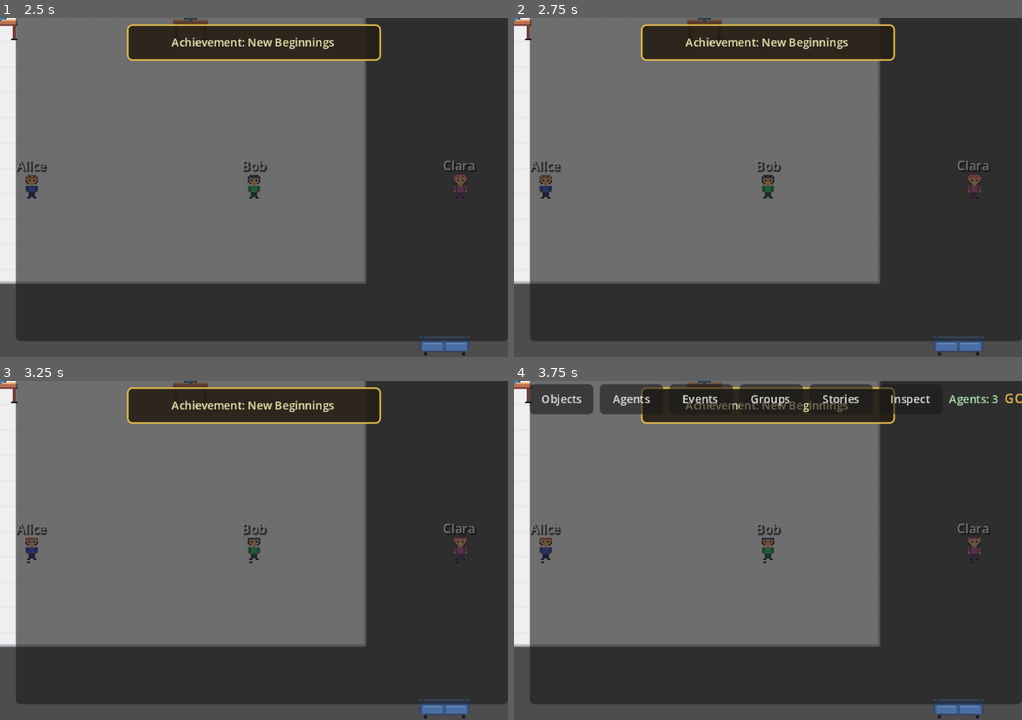
Above: before the commit, frames 1-4 (two rows, left to right).
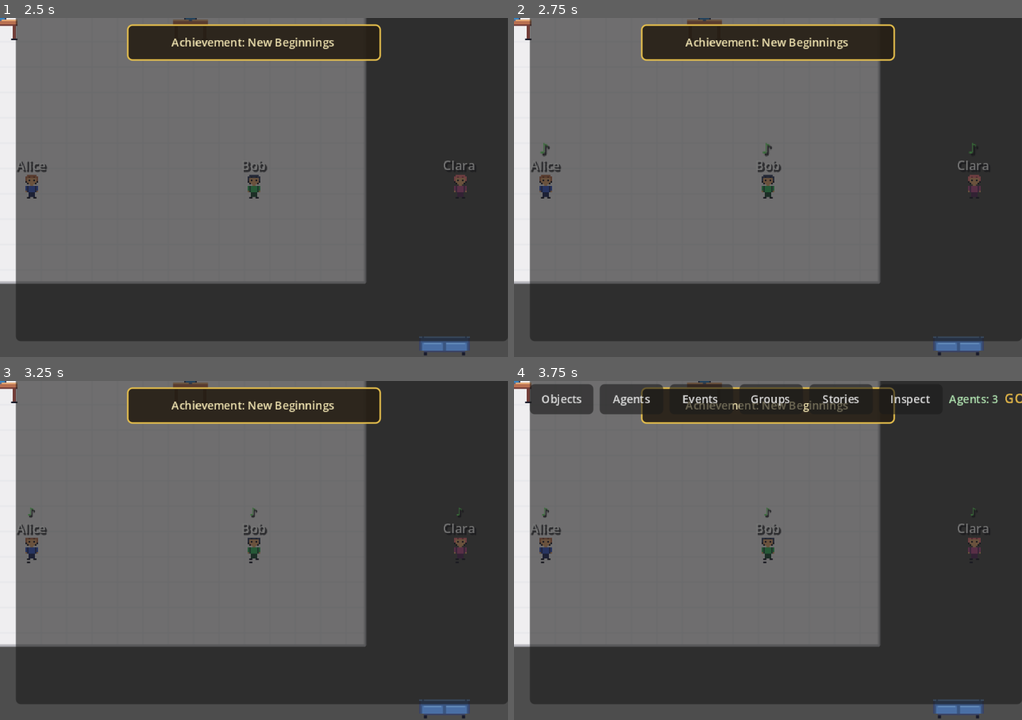
Above: after the commit, the same moments.

Repository: rsanandres/ayle
Game: Godot game, scene res://scenes/ui/main_menu.tscn
Two runs of this game, one before a commit and one after it. Both use one fixed random seed, a clock stepped at 60 frames per second and the inputs below.
Inputs (mouse positions are in pixels of both pictures, inside the frame that each line leads up to):
- Up to frame 1 (2.5 s): click "New Sandbox" at 0.5 s; tap Enter at 1.25 s; drag from (30, 187) to (254, 187) at 1.27 s; click "Don't show again" at 2 s
- Up to frame 2 (2.75 s): no input
- Up to frame 3 (3.25 s): tap Space (pause) at 2.75 s; drag from (254, 550) to (30, 550) at 2.77 s
- Up to frame 4 (3.75 s): tap Enter at 3.5 s; move the mouse to (976, 550) at 3.52 s; hold . (speed_up) from 3.53 s (still down); tap Tab at 3.6 s; click (976, 550) at 3.67 s

Frame 1 is identical in both runs. In frame 2, less than 0.1% of the frame differs, in the area x 5-91%, y 36-41%; in frame 3, less than 0.1%; in frame 4, less than 0.1%.

Commit message:
Add visible mood indicators above agents for at-a-glance emotional state
Replaces the basic emotion indicator with a priority-based mood system
that checks sick/tired/angry/hungry/stressed/romantic/happy states every
2 seconds via timer instead of per-frame, with colored text and pulse
animation on mood transitions.

Co-Authored-By: Claude Opus 4.6 <noreply@anthropic.com>

Diff:
--- a/scenes/agents/agent.gd
+++ b/scenes/agents/agent.gd
@@ -32,6 +32,8 @@
 var _is_selected: bool = false
 var _interaction_particles: CPUParticles2D = null
 var _death_particles: CPUParticles2D = null
+var _mood_timer: Timer = null
+var _current_mood: String = ""
 
 @onready var needs: AgentNeeds = $AgentNeeds
 @onready var heuristic_brain: HeuristicBrain = $HeuristicBrain
@@ -65,6 +67,12 @@
 	# Initialize health
 	health_state = HealthState.new()
 	health_state.randomize_lifespan()
+	# Mood indicator timer — updates every 2 seconds instead of every frame
+	_mood_timer = Timer.new()
+	_mood_timer.wait_time = 2.0
+	_mood_timer.autostart = true
+	_mood_timer.timeout.connect(_update_mood_indicator)
+	add_child(_mood_timer)
 	EventBus.day_changed.connect(_on_day_changed)
 	EventBus.agent_selected.connect(_on_global_agent_selected)
 	EventBus.agent_deselected.connect(_on_global_agent_deselected)
@@ -85,7 +93,6 @@
 		AgentState.Type.INTERACTING:
 			_process_interacting(delta)
 	_animate(delta)
-	_update_emotion_indicator()
 	_update_need_warning()
 
 
@@ -95,6 +102,9 @@
 	if state == AgentState.Type.INTERACTING or state == AgentState.Type.TALKING:
 		return
 	if state == AgentState.Type.WALKING:
+		return
+	# Check for mental break when needs are critically low
+	if _check_mental_break():
 		return
 	_make_decision()
 
@@ -162,6 +172,24 @@
 	memory.memories[-1].sentiment = -0.9
 	memory.memories[-1].decay_protected = true
 	needs.restore(NeedType.Type.SOCIAL, -30.0)
+
+
+func _check_mental_break() -> bool:
+	# If multiple needs are critically low, agent may have a mental break
+	var critical_count := 0
+	var all_values: Dictionary = needs.get_all_values()
+	for need in all_values:
+		if need == NeedType.Type.HEALTH:
+			continue
+		var val: float = all_values[need]
+		if val < Config.NEED_CRITICAL_THRESHOLD:
+			critical_count += 1
+	if critical_count >= 3:
+		# Mental break: agent wanders aimlessly and vents
+		memory.add_observation("%s is overwhelmed and needs a moment." % agent_name, 5.0)
+		_start_wander()
+		return true
+	return false
 
 
 func _make_decision() -> void:
@@ -481,24 +509,95 @@
 		label.remove_theme_color_override("font_color")
 
 
-func _update_emotion_indicator() -> void:
-	if not health_state:
-		return
-	var indicator_text := ""
+func _update_mood_indicator() -> void:
+	if is_dead or not health_state:
+		return
+	var new_mood := _determine_mood()
+	if new_mood == _current_mood:
+		return
+	_current_mood = new_mood
+	if new_mood == "":
+		emotion_indicator.visible = false
+		return
+	emotion_indicator.text = new_mood
+	emotion_indicator.add_theme_color_override("font_color", _get_mood_color(new_mood))
+	emotion_indicator.visible = true
+	emotion_indicator.modulate.a = 1.0
+	# Pulse animation: scale up then back to normal
+	emotion_indicator.pivot_offset = emotion_indicator.size * 0.5
+	var tween := create_tween()
+	tween.tween_property(emotion_indicator, "scale", Vector2(1.4, 1.4), 0.12).set_ease(Tween.EASE_OUT)
+	tween.tween_property(emotion_indicator, "scale", Vector2(1.0, 1.0), 0.2).set_ease(Tween.EASE_IN)
+
+
+func _determine_mood() -> String:
+	# Priority-ordered mood checks
+	# 1. Sick conditions
+	if not health_state.conditions.is_empty():
+		return "~"
+	# 2. Dying
 	if health_state.life_stage == LifeStage.Type.DYING:
-		indicator_text = "..."
-	elif state == AgentState.Type.TALKING:
-		indicator_text = "..."
-	elif needs.get_value(NeedType.Type.ENERGY) < 15.0:
-		indicator_text = "zzz"
-	elif needs.get_value(NeedType.Type.SOCIAL) < 15.0:
-		indicator_text = "..."
-
-	if indicator_text != "":
-		emotion_indicator.text = indicator_text
-		emotion_indicator.visible = true
-	else:
-		emotion_indicator.visible = false
+		return "..."
+	# 3. Exhausted
+	var energy: float = needs.get_value(NeedType.Type.ENERGY)
+	if energy < 25.0:
+		return "zzZ"
+	# 4. Angry (has "angry_at" relationship tag or very low social with rival)
+	if _has_angry_relationship():
+		return "##"
+	# 5. Hungry
+	var hunger: float = needs.get_value(NeedType.Type.HUNGER)
+	if hunger < 25.0:
+		return "!"
+	# 6. Stressed
+	var productivity: float = needs.get_value(NeedType.Type.PRODUCTIVITY)
+	if productivity < 20.0:
+		return "!!"
+	# 7. Romantic (dating/partners or high romantic interest)
+	if _has_romantic_bond():
+		return "♥"
+	# 8. Happy (high social + energy)
+	var social: float = needs.get_value(NeedType.Type.SOCIAL)
+	if social > 70.0 and energy > 60.0:
+		return "♪"
+	# 9. Neutral — no indicator
+	return ""
+
+
+func _has_angry_relationship() -> bool:
+	var all_rels: Dictionary = relationships.get_all_relationships()
+	for rel_name in all_rels:
+		var rel: RelationshipEntry = all_rels[rel_name]
+		if rel.has_tag("angry_at"):
+			return true
+		# Very negative affinity with a rival counts as angry
+		if rel.affinity < -60.0 and rel.has_tag("rival"):
+			return true
+	return false
+
+
+func _has_romantic_bond() -> bool:
+	var all_rels: Dictionary = relationships.get_all_relationships()
+	for rel_name in all_rels:
+		var rel: RelationshipEntry = all_rels[rel_name]
+		if rel.relationship_status == RelationshipEntry.Status.DATING or rel.relationship_status == RelationshipEntry.Status.PARTNERS:
+			return true
+		if rel.romantic_interest > 50.0:
+			return true
+	return false
+
+
+func _get_mood_color(mood: String) -> Color:
+	match mood:
+		"♪": return Color(0.4, 0.9, 0.4, 0.95)       # green — happy
+		"♥": return Color(1.0, 0.45, 0.55, 0.95)      # pink-red — lovestruck
+		"zzZ": return Color(0.6, 0.65, 0.8, 0.85)     # blue-grey — tired
+		"!": return Color(1.0, 0.75, 0.2, 0.95)        # amber — hungry
+		"!!": return Color(1.0, 0.3, 0.3, 0.95)        # red — stressed
+		"##": return Color(1.0, 0.2, 0.2, 0.95)        # red — angry
+		"~": return Color(0.55, 0.8, 0.35, 0.85)       # sickly green — sick
+		"...": return Color(0.7, 0.7, 0.7, 0.8)        # grey — dying
+		_: return Color(0.9, 0.9, 0.9, 0.9)
 
 
 func _on_day_changed(day: int) -> void:
--- a/scenes/agents/agent.tscn
+++ b/scenes/agents/agent.tscn
@@ -95,11 +95,14 @@
 
 [node name="EmotionIndicator" type="Label" parent="."]
 visible = false
-offset_left = -6.0
-offset_top = -28.0
-offset_right = 6.0
+offset_left = -12.0
+offset_top = -30.0
+offset_right = 12.0
 offset_bottom = -20.0
-theme_override_font_sizes/font_size = 8
+theme_override_font_sizes/font_size = 7
+theme_override_colors/font_shadow_color = Color(0.1, 0.1, 0.13, 0.7)
+theme_override_constants/shadow_offset_x = 1
+theme_override_constants/shadow_offset_y = 1
 horizontal_alignment = 1
 vertical_alignment = 1
 
